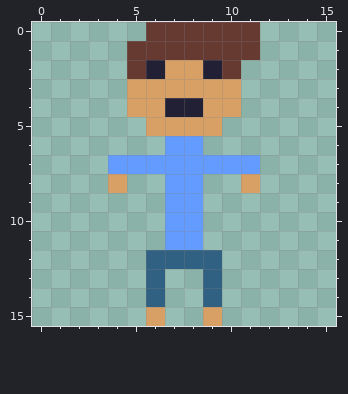
One commit to this pixel-art sprite: assets/player.png. The first picture shows the starting point.
The file is 16x16 pixels.
After the commit:
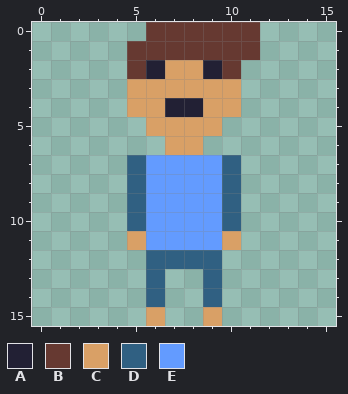
Palette (. is transparent): A #222034  B #663931  C #d9a066  D #306082  E #639bff
From old to new:
y 6: x 7..8 EE -> CC
y 7: x 4..5 EE -> .D; x 10..11 EE -> D.
y 8: x 4..6 C.. -> .DE; x 9..11 ..C -> ED.
y 9..10: x 5..6 .. -> DE; x 9..10 .. -> ED
y 11: x 5..6 .. -> CE; x 9..10 .. -> EC
Pixel boxes of the changes (left, top, right, bottom) in both pictures:
changed: (108, 136, 260, 250)
